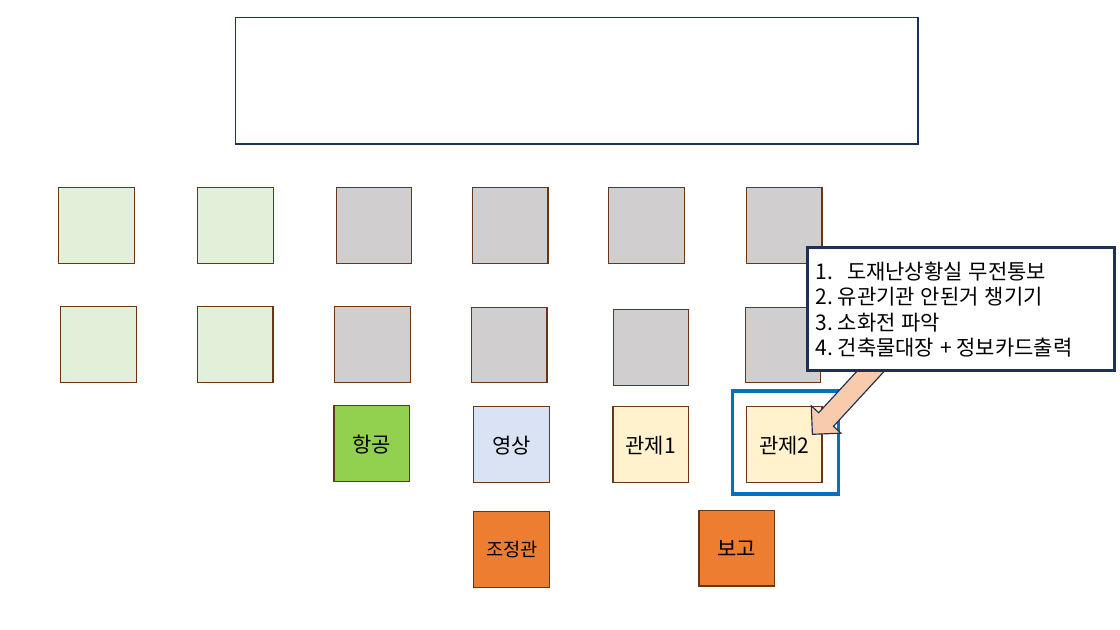
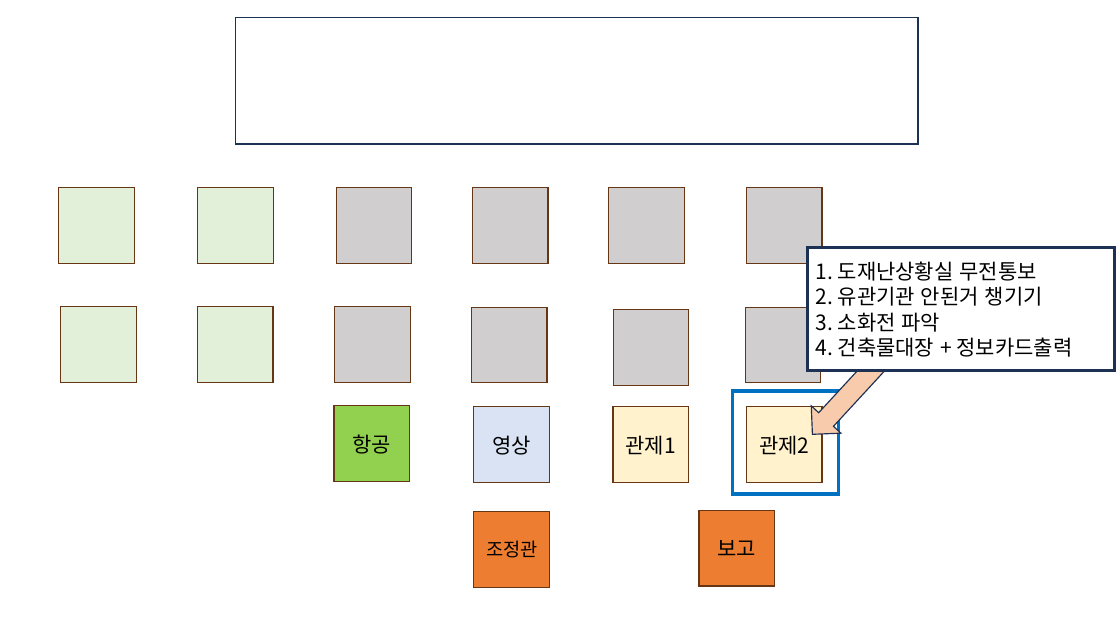
Before and after one commit to Chunopark/fire1, a slide deck: slide 14 of 3팀 상황실 전술.pptx (slide 13 before the commit). Drawn at 1120x630 pixels with LibreOffice and Linux fonts; fonts in the diff are those of the drawing. Boxes give left, top, right and bottom in pixels: in the first picture for what was removed or moved away, otherwise in the second. Text is boxed around its words. In the diff, an @@ line names an element or a change of style, - is before the commit and + after.

```diff
--- a/3팀 상황실 전술.pptx
+++ b/3팀 상황실 전술.pptx
@@ text in rectangle at <box>816,261,1037,281</box>: text changed @@
-1. 도재난상황실 무전통보
+1. 도재난상황실 무전통보
```
Also in this commit, not shown: 7 other slides changed, 1 slide added.
